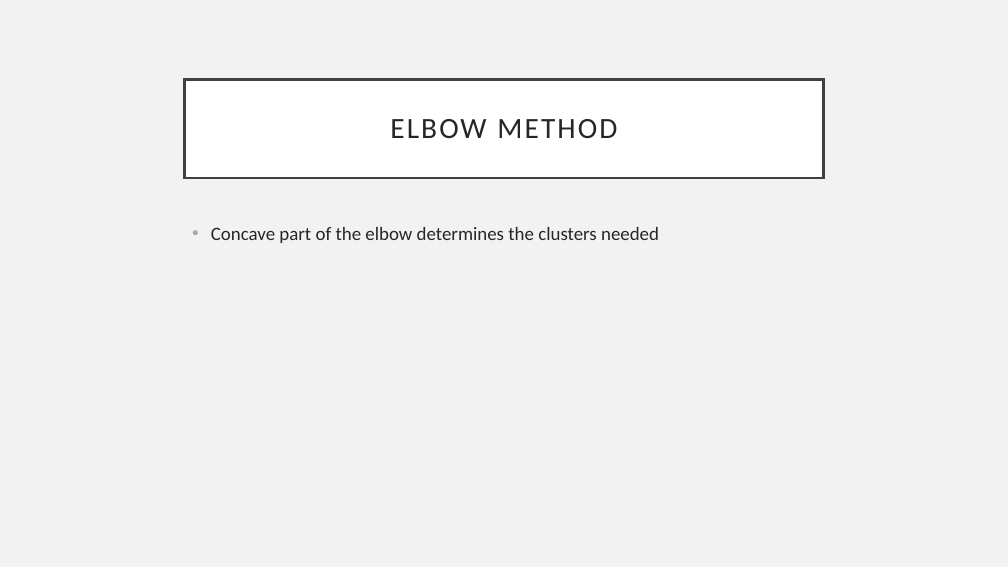
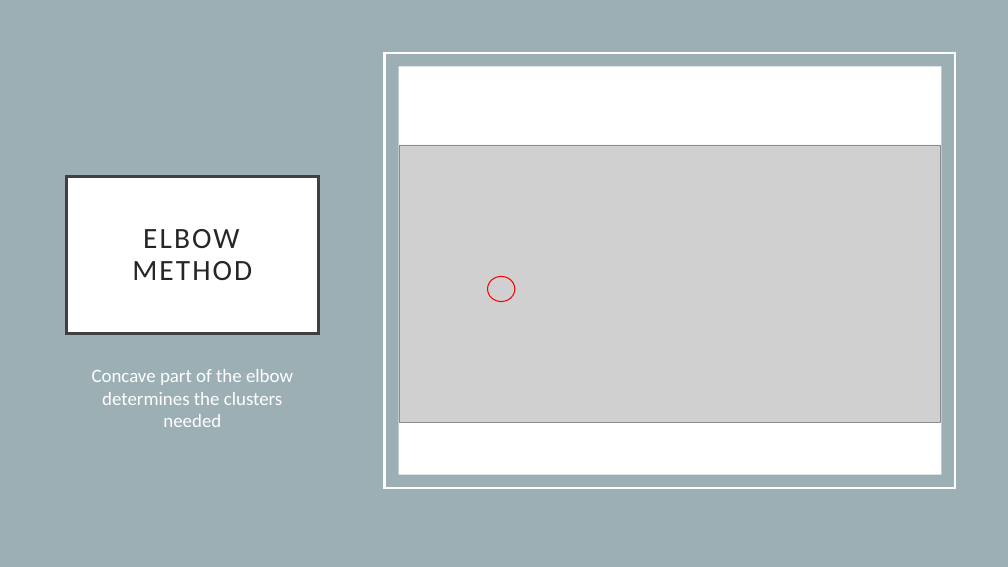
Before and after one commit to staceywai/Final-Project, a slide deck: slide 7 of Final Project.pptx. Drawn at 1008x567 pixels with LibreOffice and Linux fonts; fonts in the diff are those of the drawing; grey boxes stand for pictures. Boxes give left, top, right and bottom in pixels: in the first picture for what was removed or moved away, otherwise in the second. Text is boxed around its words. In the diff, an @@ line names an element or a change of style, - is before the commit and + after.

Commit message:
added images to my slides

```diff
--- a/Final Project.pptx
+++ b/Final Project.pptx
@@ background #F2F2F2 to #FFFFFF @@
@@ rectangle added at bbox=[0, 0, 1008, 567], fill #9BAFB5 @@
@@ rectangle added at bbox=[385, 53, 955, 488], outline #FFFFFF 2.5 pt @@
@@ rectangle added at bbox=[399, 67, 941, 475], fill #FFFFFF @@
@@ picture added at bbox=[399, 145, 941, 423] @@
@@ title "ELBOW METHOD": place and size @@
-title "ELBOW METHOD" at bbox=[185, 79, 823, 178]
+title "ELBOW METHOD" at bbox=[67, 176, 318, 333]
@@ ellipse added at bbox=[488, 277, 515, 302], outline #FF0000 1 pt @@
@@ text "Concave part of the elbow ...": place and size @@
-text "Concave part of the elbow ..." at bbox=[211, 227, 659, 243]
+text "Concave part of the elbow ..." at bbox=[92, 369, 293, 427]
@@ text "Concave part of the elbow ..." at bbox=[92, 369, 293, 427]: text colour #262626 to #FFFFFF; alignment left to centre; bullet • to none @@
```
Also in this commit, not shown: 1 other slide changed, 1 other file.
